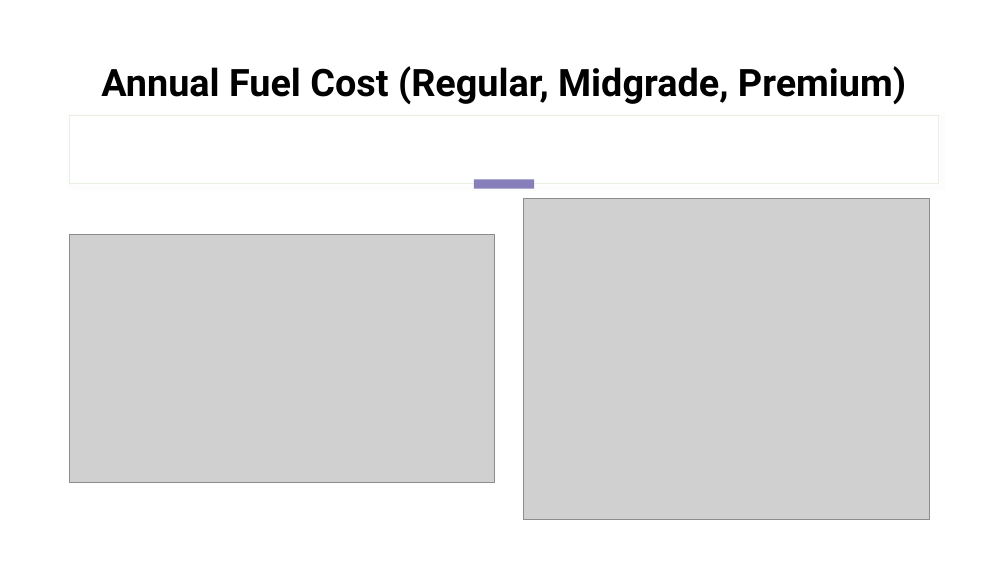
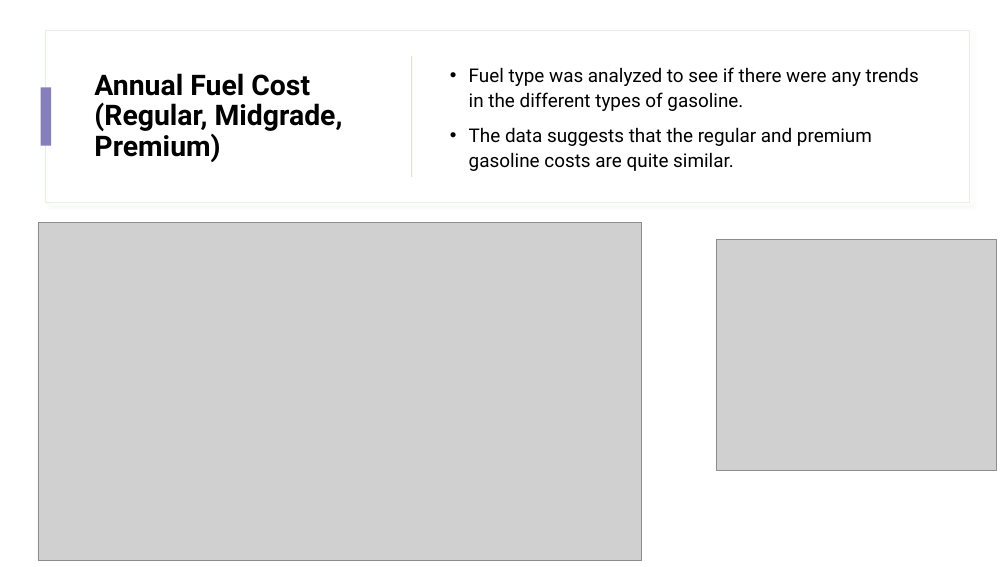
Before and after one commit to geraldwattsthethird/Fuel-Cost-Analysis, a slide deck: slide 12 of presentation.pptx. Drawn at 1008x567 pixels with LibreOffice and Linux fonts; fonts in the diff are those of the drawing; grey boxes stand for pictures. Boxes give left, top, right and bottom in pixels: in the first picture for what was removed or moved away, otherwise in the second. Text is boxed around its words. In the diff, an @@ line names an element or a change of style, - is before the commit and + after.

```diff
--- a/presentation.pptx
+++ b/presentation.pptx
@@ rectangle: place and size @@
-rectangle at (70, 116, 939, 184)
+rectangle at (46, 30, 969, 203)
@@ rectangle at (46, 30, 969, 203): shadow changed @@
@@ title "Annual Fuel Cost (Regular, Midgrade, ...": place and size @@
-title "Annual Fuel Cost (Regular, Midgrade, ..." at (101, 66, 906, 104)
+title "Annual Fuel Cost (Regular, Midgrade, ..." at (94, 73, 343, 162)
@@ title "Annual Fuel Cost (Regular, Midgrade, ..." at (94, 73, 343, 162): size 36 to 27 pt; alignment centre to left; vertical alignment bottom to middle @@
@@ rectangle added at (412, 56, 413, 177), fill #C5DABC @@
@@ rectangle added at (41, 88, 51, 146), fill #867FBA @@
@@ text added at (469, 67, 919, 171), 18 pt, text #000000 @@
+• Fuel type was analyzed to see if there were any trends in the different types of gasoline.
+• The data suggests that the regular and premium gasoline costs are quite similar.
@@ rectangle removed at (474, 179, 535, 188) @@
@@ picture: place and size @@
-picture at (70, 234, 495, 482)
+picture at (38, 223, 641, 560)
@@ picture: place and size @@
-picture at (523, 198, 929, 519)
+picture at (717, 240, 997, 470)
```
Also in this commit, not shown: 9 other slides changed, 2 slides added, 3 slides removed, 3 other files.
